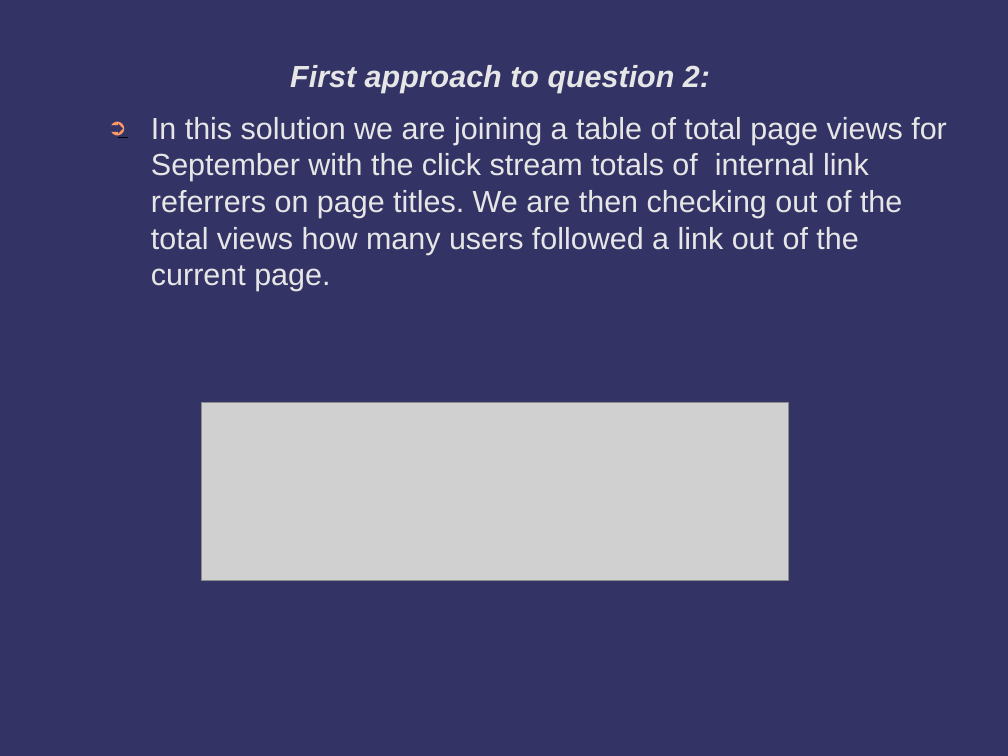
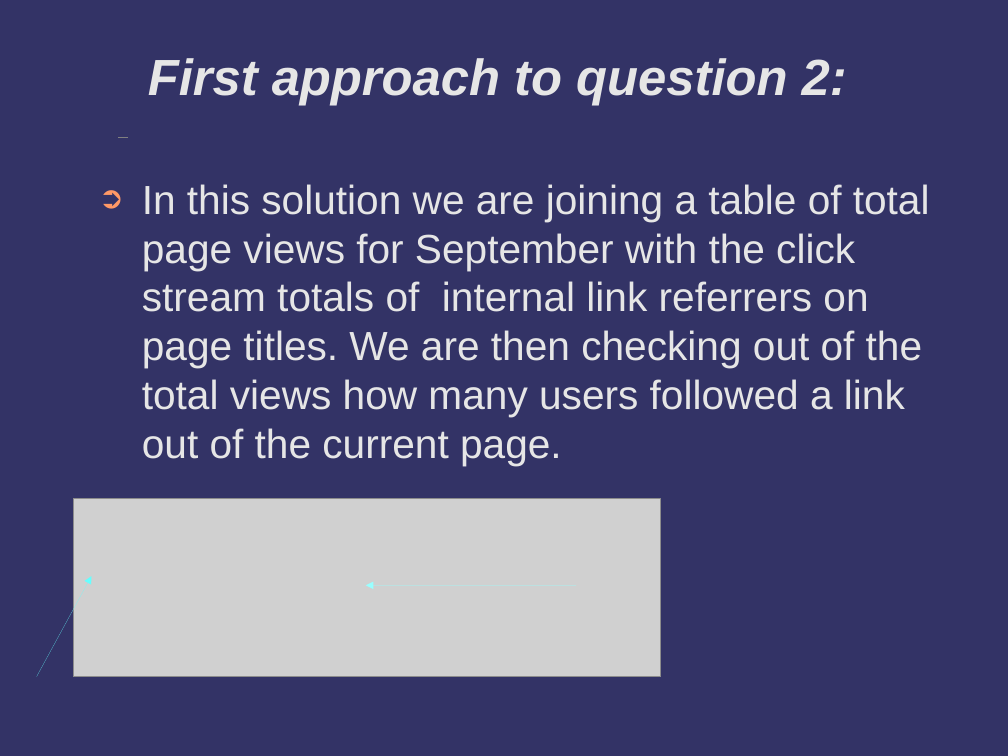
Before and after one commit to TMickle/Project1, a slide deck: slide 5 of project1.odp. Drawn at 1008x756 pixels with LibreOffice and Linux fonts; fonts in the diff are those of the drawing; grey boxes stand for pictures; background and template pictures are left out. Boxes give left, top, right and bottom in pixels: in the first picture for what was removed or moved away, otherwise in the second. Text is boxed around its words. In the diff, an @@ line names an element or a change of style, - is before the commit and + after.

Commit message:
added pdf format powerpoint

```diff
--- a/project1.odp
+++ b/project1.odp
@@ title "First approach to question 2:" at (148,58,847,105): size 24 to 40 pt @@
@@ ellipse at (119,138,128,138): fill #00B8FF to #CFE7F5; outline #000000 0 pt to #808080 0 pt @@
@@ text "In this solution we are ...": place and size @@
-text "In this solution we are ..." at (151,117,947,291)
+text "In this solution we are ..." at (142,184,930,466)
@@ text "In this solution we are ..." at (142,184,930,466): size 24 to 32 pt @@
@@ picture: place and size @@
-picture at (201,402,789,581)
+picture at (73,499,661,677)
@@ arrow added from (37, 677) to (91, 576), #66FFFF 0 pt @@
@@ arrow added from (576, 585) to (366, 585), #99FFFF 0 pt @@
```
Also in this commit, not shown: 21 other slides changed, 1 slide added, 1 slide removed, 2 other files.
